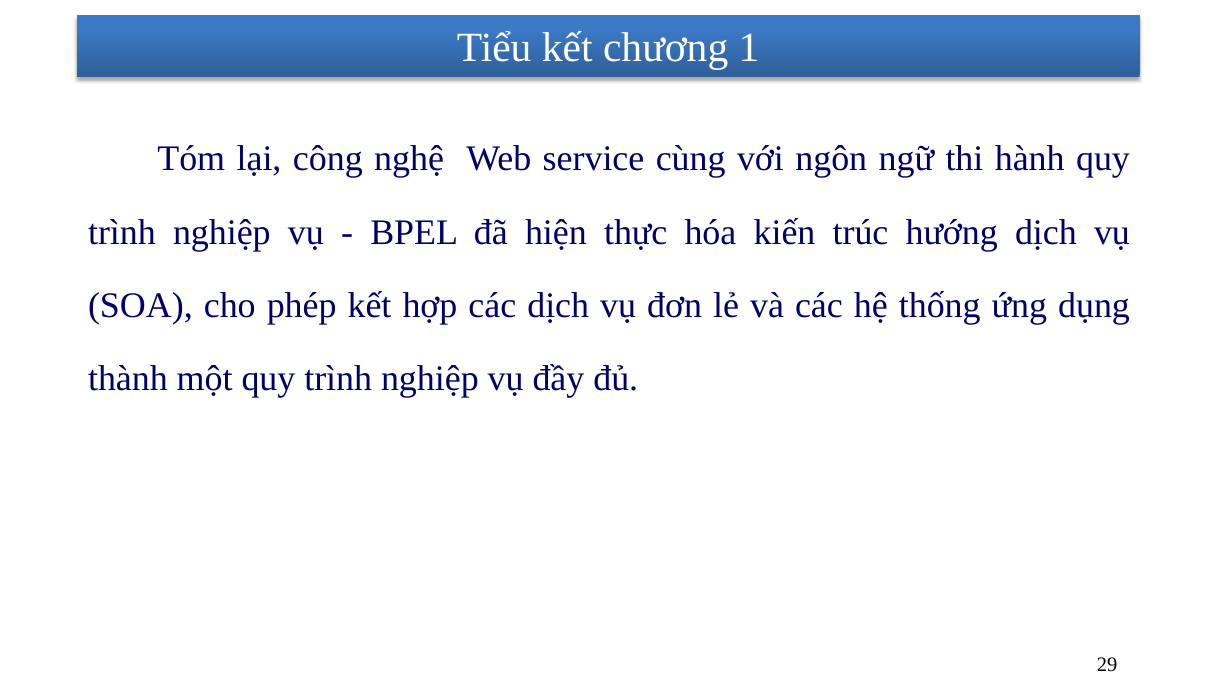
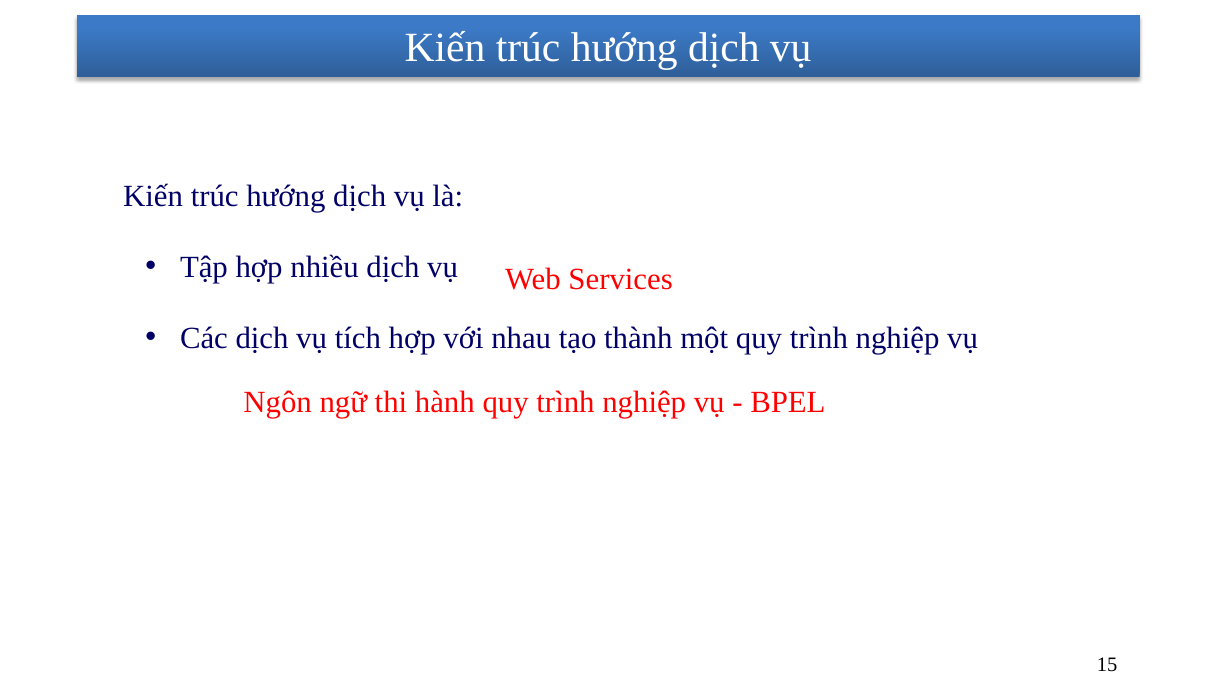
Before and after one commit to nhanhnt/LUANVAN, a slide deck: slide 15 of WORD/luanvan_nhanhnt_ver7.pptx (slide 29 before the commit). Drawn at 1232x693 pixels with LibreOffice and Linux fonts; fonts in the diff are those of the drawing; background and template pictures are left out. Boxes give left, top, right and bottom in pixels: in the first picture for what was removed or moved away, otherwise in the second. Text is boxed around its words. In the diff, an @@ line names an element or a change of style, - is before the commit and + after.

```diff
--- a/WORD/luanvan_nhanhnt_ver7.pptx
+++ b/WORD/luanvan_nhanhnt_ver7.pptx
@@ title at [405, 31, 812, 70]: text changed @@
-Tiểu kết chương 1
+Kiến trúc hướng dịch vụ
@@ text at [123, 183, 978, 354]: text changed; size 28 to 24 pt @@
-    Tóm lại, công nghệ Web service cùng với ngôn ngữ thi hành quy trình nghiệp vụ - BPEL đã hiện thực hóa kiến trúc hướng dịch vụ (SOA), cho phép kết hợp các dịch vụ đơn lẻ và các hệ thống ứng dụng thành một quy trình nghiệp vụ đầy đủ.
+    Kiến trúc hướng dịch vụ là:
+    • Tập hợp nhiều dịch vụ
+    • Các dịch vụ tích hợp với nhau tạo thành một quy trình nghiệp vụ
@@ text added at [505, 267, 672, 290], 24 pt, text #FF0000 @@
+    Web Services
@@ text added at [243, 390, 825, 418], 24 pt, text #FF0000 @@
+    Ngôn ngữ thi hành quy trình nghiệp vụ - BPEL
@@ page number at [1097, 657, 1117, 672]: text changed @@
-29
+15
```
Also in this commit, not shown: 5 other slides changed, 14 slides removed.
